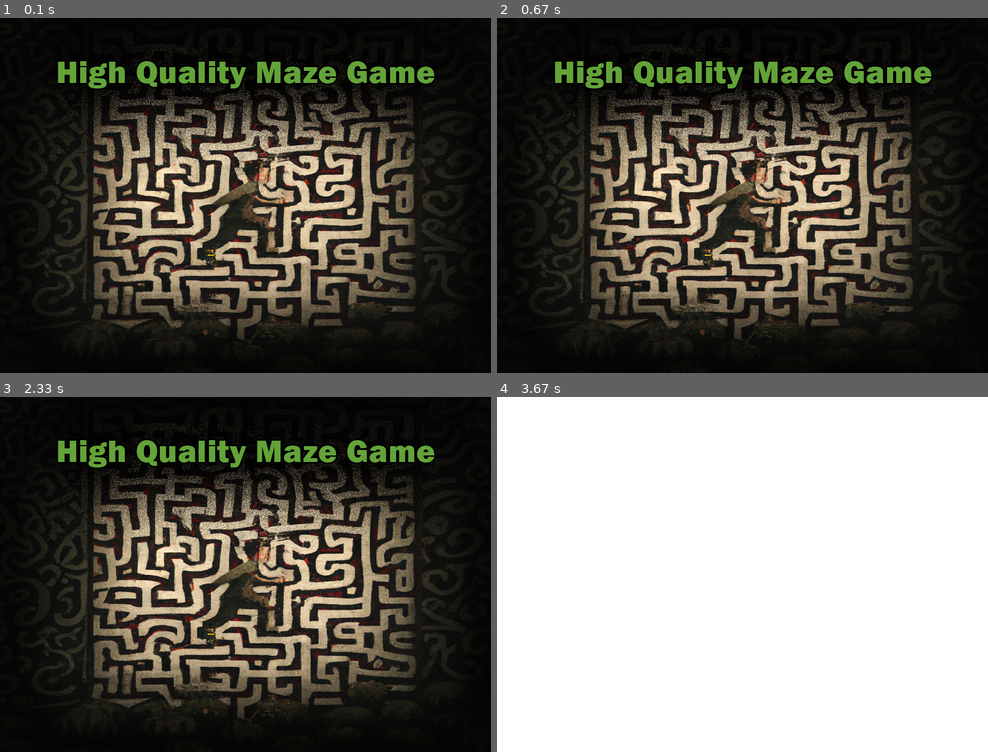
Above: before the commit, frames 1-4 (two rows, left to right).
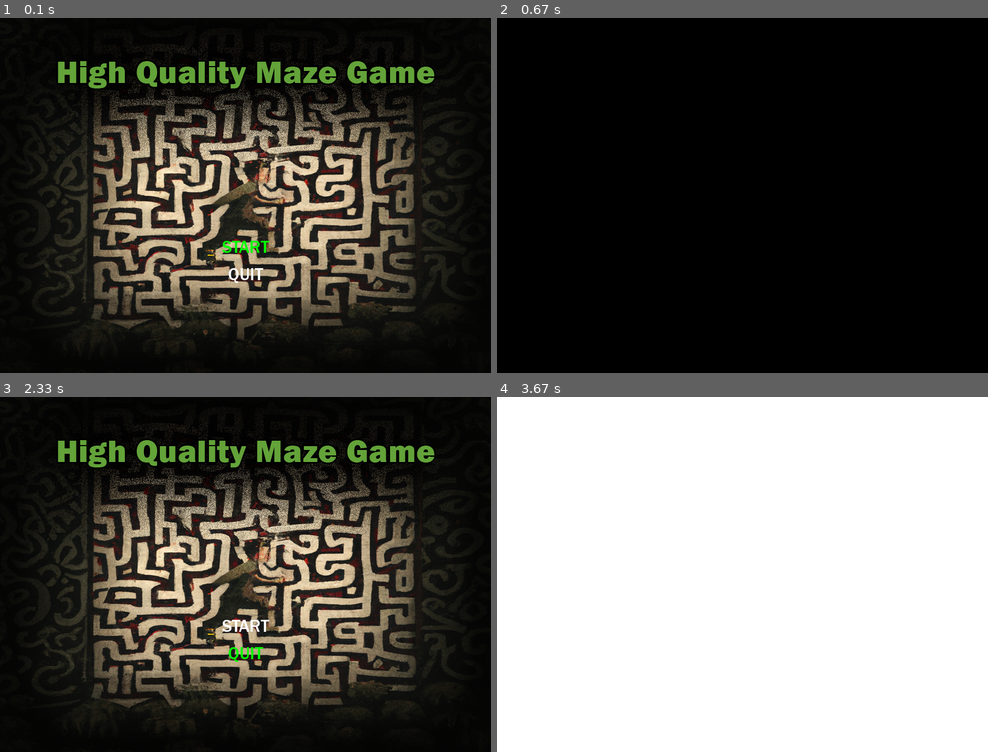
Above: after the commit, the same moments.

Repository: orokro/PyGame-Maze
Game: pygame game, started from PlayMazeGame.py
Same seed, same stepped clock (60 frames per second), same inputs: the game is played once before the commit and once after it.
Inputs:
- Up to frame 1 (0.1 s): no input
- Up to frame 2 (0.67 s): tap Enter at 0.33 s
- Up to frame 3 (2.33 s): tap 3 at 0.67 s; tap 1 at 1 s; hold Up 1.33-1.8 s; hold Down 1.83-2.13 s; hold Up from 2.17 s (still down)
- Up to frame 4 (3.67 s): release Up at 2.53 s; hold Down 2.57-2.93 s; hold Up 2.97-3.27 s; tap 2 at 3.3 s; hold 3 from 3.63 s (still down)

The runs differ from the first frame. In frame 1, 0.3% of the frame differs, in the area x 45-55%, y 62-75%; in frame 2, 43%, in the area x 3-95%, y 5-95%; in frame 3, 0.3%; in frame 4, nothing differs.

Commit message:
Adds some fonts (should purge some later). Get's Title Screen logic working - can select options, etc.

Diff:
--- a/MazeGame.py
+++ b/MazeGame.py
@@ -40,7 +40,7 @@
 		self._win = self._setupPyGame()
 
 		# create a scene manager for us to juggle the main sceens (title, game, ending)
-		self.sceneMgr = SceneManager(self)
+		self._sceneMgr = SceneManager(self)
 
 		# build our scenes
 		self._setupScenes()
@@ -77,13 +77,13 @@
 		"""
 
 		# construct our 3 main scenes, even though we'll only use one-at-a-time
-		self.sceneMgr.addScene(
+		self._sceneMgr.addScene(
 			TitleScreen(self, self._win)
 		)
-		self.sceneMgr.addScene(
+		self._sceneMgr.addScene(
 			GameScreen(self, self._win)
 		)
-		self.sceneMgr.addScene(
+		self._sceneMgr.addScene(
 			EndScreen(self, self._win)
 		)
 
@@ -99,12 +99,12 @@
 			# check if it's a quit-type message:
 			if event.type == pygame.QUIT:
 
-				# game no longer running
-				self._run = False
+				# game should quit
+				self.quitGame()
 
 
 	# debug key input
-	def debugInput(self):
+	def _debugInput(self):
 		"""Checks some keys and does debug functions if detected
 		"""
 
@@ -113,15 +113,33 @@
 
 		# switch scenes via keypressed
 		if(keys[pygame.K_1]):
-			self.sceneMgr.switchScene(0)
+			self._sceneMgr.switchScene(0)
 		if(keys[pygame.K_2]):
-			self.sceneMgr.switchScene(1)
+			self._sceneMgr.switchScene(1)
 		if(keys[pygame.K_3]):
-			self.sceneMgr.switchScene(2)
+			self._sceneMgr.switchScene(2)
 
 		# quit
 		if(keys[pygame.K_q]):
-			self._run = False
+			self.quitGame()
+
+
+	# public method to let the game be quit
+	def quitGame(self):
+		"""Sets game to quit on next iteration of main loop
+		"""
+
+		# set our loop condition variable false
+		self._run = False
+
+
+	# goes from title scene to main game scene
+	def startGame(self):
+		"""Setes scene to game scecne
+		"""
+
+		# simply tell our scene manager to goto scene index 1
+		self._sceneMgr.switchScene(1)
 
 
 	# our logical main-loop
@@ -138,10 +156,10 @@
 
 			# at a top level, handle some debug input
 			# (other scenes will handle input just for that scene)
-			self.debugInput()
+			self._debugInput()
 
 			# get our current screen, then call update and render on it
-			scene = self.sceneMgr.getCurrentScene()
+			scene = self._sceneMgr.currentScene
 
 			# if we have a current scene
 			if(scene!=None):
--- a/SceneGame.py
+++ b/SceneGame.py
@@ -24,6 +24,7 @@
 			game (MazeGame): reference to our main game isntance
 			win (Surface): pygame surface for rendering
 		"""
+
 		# we'll hard code title in this file, we dont need to pass it in
 		super().__init__(game, win, "Game Play Screen")
 
--- a/SceneManager.py
+++ b/SceneManager.py
@@ -93,7 +93,8 @@
 
 
 	# getter function to explose w/e the current scene is
-	def getCurrentScene(self):
+	@property
+	def currentScene(self):
 		"""Simple helper getter to expose our current scene
 
 		Returns:
--- a/SceneTitleScreen.py
+++ b/SceneTitleScreen.py
@@ -13,8 +13,14 @@
 # import Scene since we finna use that
 from Scene import Scene
 
+# enums for cleanliness
+from enum import Enum
+
 # Title screen scene
 class TitleScreen(Scene):
+
+	# static enum for title screen option integers
+	Options = Enum('Options', ["START", "QUIT"])
 
 	# constructor
 	def __init__(self, game, win):
@@ -27,10 +33,48 @@
 		# we'll hard code title in this file, we dont need to pass it in
 		super().__init__(game, win, "Title Screen")
 
+		# we will have two options on the title screen, this is the current one
+		self._selectedOption = TitleScreen.Options.START
+
+		# set up pygame stuff we'll need for this scene
+		self._setupPygame()
+
+
+	# moves pygame related stuff out of constructor
+	def _setupPygame(self):
+
 		# well load our just the picture for the title screen here, in this scene
 		self._images = {
 			"bg": pygame.image.load('./img/TitleScreen_BG.png')
 		}
+
+		# some reusable color tuples
+		self._colors = {
+			"white": (255, 255, 255),
+			"green": (0, 255, 0)
+		}
+
+		# inint font support (can be called more than once)
+		pygame.font.init()
+
+		# set up our font and some rendered text
+		self._font = pygame.font.Font("./fonts/framd.ttf", 32)
+
+		# make sure we render our text surfaces at least once on init, etc
+		self._renderOptionText()
+
+
+	# renders the option text with updated colors whenever the options change, or on init
+	def _renderOptionText(self):
+
+		# pick our two colors
+		startColor = self._colors["green"] if self._selectedOption==TitleScreen.Options.START else self._colors["white"]
+		quitColor = self._colors["white"] if self._selectedOption==TitleScreen.Options.START else self._colors["green"]
+
+		# create two "surfacecs" for drawing "START" and "QUIT"
+		self._txtStart = self._font.render("START", True, startColor)
+		self._txtQuit = self._font.render("QUIT", True, quitColor)
+
 
 	# method called when we enter this scene
 	def sceneEnter(self):
@@ -42,6 +86,9 @@
 
 		# for debug and whatnot
 		print(f"Doing title screen business...")
+
+		# make sure we always enter this scene with the first option selected...
+		self._selectedOption = TitleScreen.Options.START
 
 
 	# method called when we exit this scene
@@ -56,6 +103,44 @@
 		print(f"Title Screen says buh-bye")
 
 
+	# handles keyboard input for the title screen
+	def _checkKeys(self):
+		"""Checks keyboard keydown events so we can select options, etc
+		"""
+
+		# via pygame lib, get list of key down events
+		keyDownEventsThisFrame = pygame.event.get(pygame.KEYDOWN)
+
+		# loop over keys down
+		for event in keyDownEventsThisFrame:
+
+			# check if key was up or down, since we only have two options we can just toggle the option
+			if(event.key==pygame.K_UP or event.key==pygame.K_DOWN):
+
+				# simple ternary toggle
+				self._selectedOption = TitleScreen.Options.QUIT if (self._selectedOption==TitleScreen.Options.START) else TitleScreen.Options.START
+
+				# re-render text, so colors are fresh
+				self._renderOptionText()
+
+			# if enter/return was pressed, do whatever option we have currently selected
+			if(event.key==pygame.K_RETURN or event.key==pygame.K_KP_ENTER):
+
+				# justt call our select option method with whatever one we currently have in our class
+				self._selectOption(self._selectedOption)
+
+
+	# selets one of t he options on the title screen
+	def _selectOption(self, option):
+
+		# handle corresponding option
+		if(option==TitleScreen.Options.START):
+			self._game.startGame()
+
+		elif(option==TitleScreen.Options.QUIT):
+			self._game.quitGame()
+
+
 	# method for doing update logic on this scene
 	def update(self):
 		"""Update logic method
@@ -64,7 +149,8 @@
 		# do super stuffs, if any
 		super().update()
 
-		pass
+		# check keys for up, down, and enter
+		self._checkKeys()
 
 
 	# method for rendering scene
@@ -75,8 +161,18 @@
 		# do super stuffs, if any
 		super().render()
 
+		# get local copy of win for easier code writing
+		win = self._win
+
 		# draw our background of the title screen
-		self._win.blit(self._images["bg"], (0, 0))
+		win.blit(self._images["bg"], (0, 0))
+
+		# copy text to screen
+		startPos = ((win.get_width() // 2) - (self._txtStart.get_width() // 2), 400)
+		win.blit(self._txtStart, startPos)
+
+		quitPos = ((win.get_width() // 2) - (self._txtQuit.get_width() // 2), 450)
+		win.blit(self._txtQuit, quitPos)
 
 		# update the display
 		pygame.display.update()
Binary file added: fonts/Fradm.TTF
Binary file added: fonts/Fradmit.TTF
Binary file added: fonts/Frahv.TTF
Binary file added: fonts/framd.ttf
Binary file added: fonts/framdit.ttf
